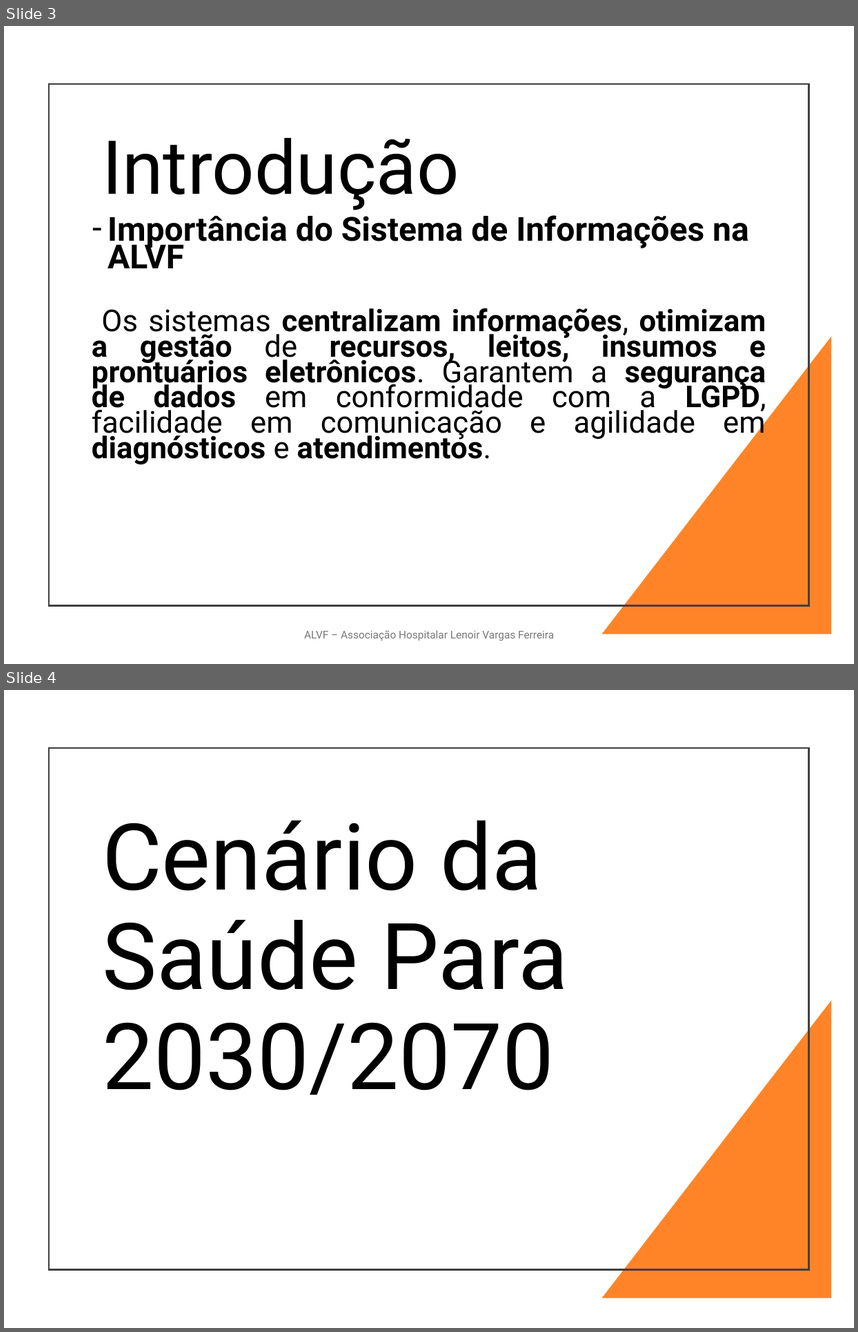
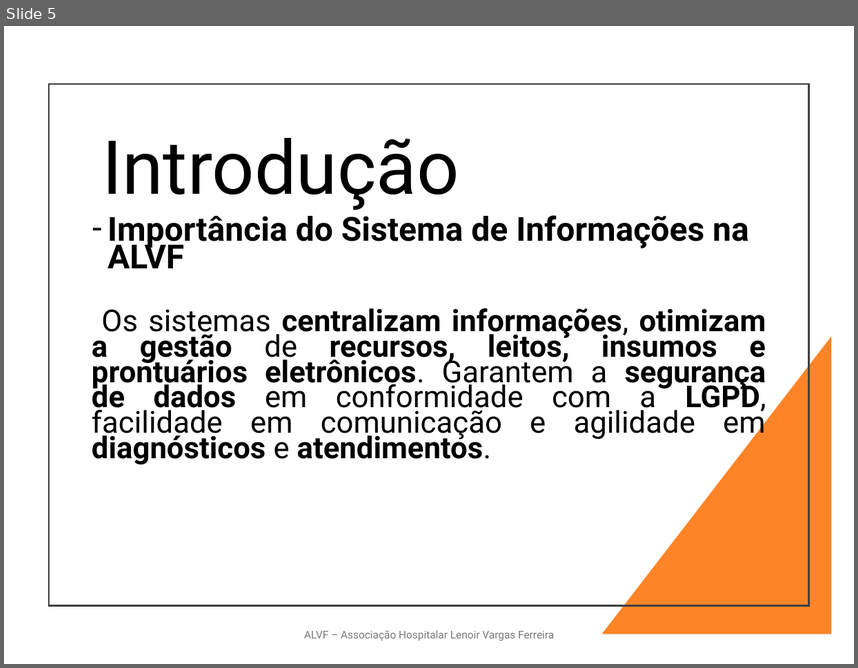
Before and after one commit to ProjetosALVF/ALVF_ProspeccaoGestao_TI, a slide deck: ALVF_Organizacional_ConselhoDe Administracao_Fev_2025/Estrutura_OrganizacionalGovernançaDeTI_ALVF.pptx. Shown one above the other, each under a label of ours: slides 3 and 4 before the commit, slide 5 after it. The pictures are 858x1332 and 858x668 pixels, drawn with LibreOffice and Linux fonts; fonts in the diff are those of the drawing. Boxes give left, top, right and bottom in pixels: in the first picture for what was removed or moved away, otherwise in the second. Text is boxed around its words. In the diff, an @@ line names an element or a change of style, - is before the commit and + after.

```diff
--- a/ALVF_Organizacional_ConselhoDe Administracao_Fev_2025/Estrutura_OrganizacionalGovernançaDeTI_ALVF.pptx
+++ b/ALVF_Organizacional_ConselhoDe Administracao_Fev_2025/Estrutura_OrganizacionalGovernançaDeTI_ALVF.pptx
@@ slide 4 removed at (x1=4, y1=690, x2=854, y2=1328), background #FFFFFF @@
@@ rectangle removed at (x1=49, y1=748, x2=809, y2=1269) @@
@@ title removed at (x1=102, y1=820, x2=568, y2=1094) @@
-Cenário da Saúde Para 2030/2070
@@ right triangle removed at (x1=602, y1=1000, x2=831, y2=1298) @@
@@ what was slide 3 is now slide 5 @@
```
Also in this commit, not shown: 8 slides changed, 4 slides added, 2 other slides removed, 2 other files.
